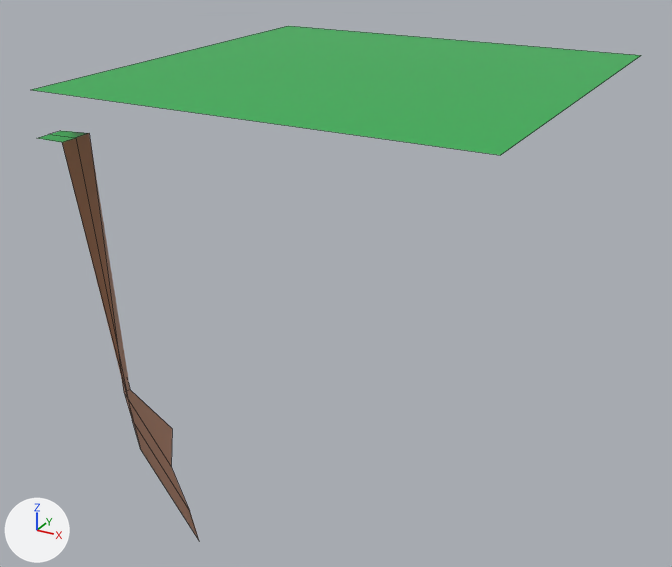
The FBX model Floating Island Test/Assets/MCTiles/Models/Corner Top Inverted.fbx as it was, and as the next commit left it.
Rendered twice from a camera (50 mm lens) standing at (0.978, -0.929, 1.1) and looking at (0.474, -0.013, 0.642). The axes (+X, +Y, +Z) are drawn at lower left. The lights are the same throughout. Mesh edges are drawn as thin lines. Where no turn or scale is listed for an object, it has been applied to the vertices.

In view in the first picture: 'Corner Top Inverted'.
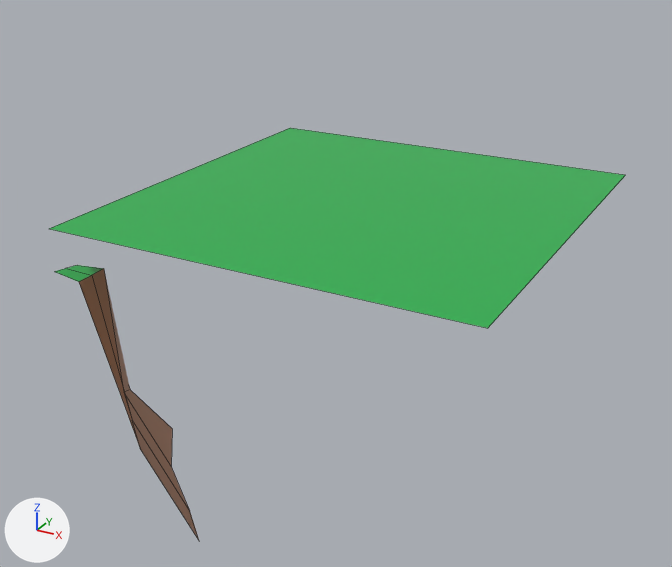
Where the newer file only moved an object's origin or applied its transform, the numbers keep the older frame.

The edits, one by one:
me_cube_024 is used by ob_corner_top_inverted; location (0.5, 0.0, 0.5).
Verts and faces of me_cube_024; kept vertices keep their numbers, new ones are numbered from 18.
Before the commit, vertices of me_cube_024: 4 (-0.215, -0.25, 0.35) at pixel (61, 142), 5 (-0.25, -0.215, 0.35) at pixel (60, 130), 6 (-0.25, -0.25, 0.35) at pixel (36, 138), 7 (-0.216, -0.208, 0.35) at pixel (89, 133), 8 (-0.25, -0.15, 0.0) at pixel (130, 389).
Before the commit, vertices of me_cube_024: 9 (-0.212, -0.202, 0.034) at pixel (123, 392), 10 (-0.15, -0.25, 0.0) at pixel (140, 449), 11 (-0.25, -0.075, -0.1) at pixel (172, 428), 12 (-0.18, -0.165, -0.085) at pixel (171, 466), 13 (-0.075, -0.25, -0.1) at pixel (199, 541).
Before the commit, vertices of me_cube_024: 14 (-0.25, -0.232, 0.35) at pixel (48, 134), 15 (-0.216, -0.229, 0.35) at pixel (75, 137), 16 (-0.181, -0.226, 0.017) at pixel (132, 420), 17 (-0.135, -0.19, -0.12) at pixel (189, 511).
me_cube_024 had 18 vertices, 9 faces and spanned x -0.25..0.25, y -0.25..0.25, z -0.12..0.4.
me_cube_024 now has 18 vertices, 9 faces and spans x -0.25..0.25, y -0.25..0.25, z -0.12..0.25.
me_cube_024 part 1: the loose piece of 4 vertices spanning x -0.25..0.25, y -0.25..0.25, z 0.4 is moved by (0.0, 0.0, -0.15).
Part 2, on me_cube_024:
Vertices deleted: 4 to 7, 14, 15 (with the faces that use them).
Faces deleted: (9, 16, 17, 12), (8, 9, 12, 11), (10, 13, 17, 16).
New vertex 18 is at (-0.215, -0.25, 0.195), pixel (78, 281).
New vertex 19 is at (-0.25, -0.215, 0.195), pixel (77, 265).
New vertex 20 is at (-0.25, -0.25, 0.2), pixel (54, 271).
New vertex 21 is at (-0.216, -0.208, 0.195), pixel (103, 268).
New vertex 22 is at (-0.25, -0.232, 0.197), pixel (65, 268).
New vertex 23 is at (-0.216, -0.229, 0.195), pixel (91, 275).
New faces: (19, 21, 23, 22), (8, 9, 21, 19), (9, 16, 23, 21), (9, 12, 17, 16), (8, 11, 12, 9), (10, 16, 17, 13).
New faces: (10, 18, 23, 16), (18, 20, 22, 23).

Pixel boxes [x1, y1, x2, y2] of what changed, in the pictures (672 x 567 px; the box of a moved part takes in the faces that stretch with it):
'Corner Top Inverted', reshaped (20% shorter): before [32, 26, 641, 540]; after [49, 128, 625, 540]
part 1 of me_cube_024, moved or reshaped: before [32, 26, 641, 155]; after [49, 128, 625, 328]
part 2 of me_cube_024, moved or reshaped: before [38, 131, 140, 446]; after [54, 265, 140, 447]
